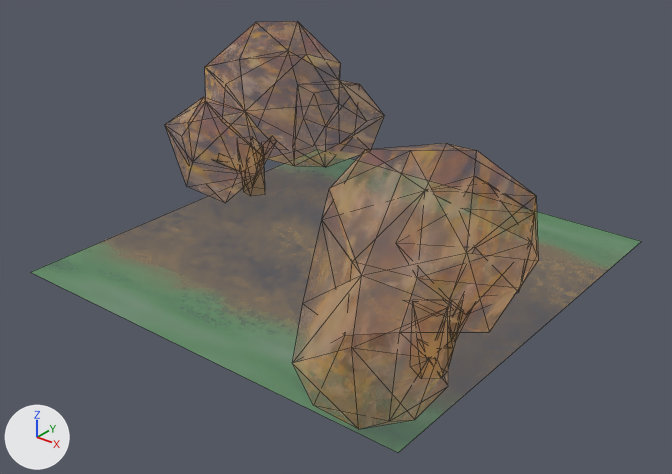
An edit to the FBX model Capstone The Path of Love/Assets/Models/StraightTile.fbx, drawn before and after from the same camera.
Rendered twice from a 50 mm camera at (2.35, -3.02, 1.95) aimed at (0.08, -0.17, 0.19). Arrows for +X, +Y and +Z are at lower left; the lights stay in place. Mesh edges are drawn as thin lines.
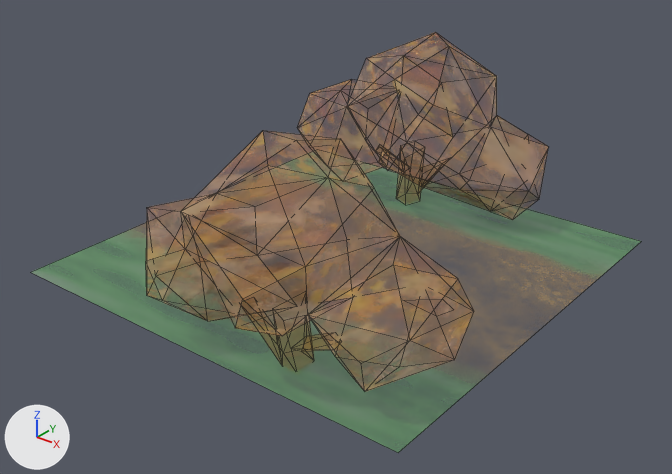
The change in detail:
me_plane is used by ob_plane; location (0.0, 0.0, 0.0).
me_plane had 138 vertices, 183 faces and spanned x -1.16..1.16, y -1.2..1.05, z -0.03..0.91.
me_plane now has 134 vertices, 182 faces and spans x -1.0..1.01, y -1.19..1.04, z -0.02..0.92.
me_plane part 1: the loose piece of 39 vertices spanning x 0.44..1.16, y -1.2..0.04, z 0.03..0.91 is multiplied about its middle by the matrix ((-0.031, 0.994, 0.104), (-0.995, -0.021, -0.095), (-0.092, -0.106, 0.99)), then moved by (-0.41, -0.25, 0.0).
me_plane part 2: the loose piece of 39 vertices spanning x -1.16..-0.4, y -0.23..1.05, z 0.0..0.88 is multiplied about its middle by the matrix ((0.327, 0.943, 0.062), (-0.935, 0.332, -0.123), (-0.136, -0.018, 0.99)), then moved by (0.71, 0.27, 0.0).
me_plane part 3: the surface is now shaded flat.

What differs and where, as boxes (x1, y1, x2, y2) in the pictures (672 x 474 px; the box of a moved part takes in the faces that stretch with it):
'Plane', reshaped: before (31, 21, 641, 453); after (31, 33, 641, 442)
part 1 of me_plane, moved or reshaped: before (292, 144, 538, 428); after (146, 133, 472, 392)
part 2 of me_plane, moved or reshaped: before (166, 21, 385, 203); after (299, 33, 548, 218)
